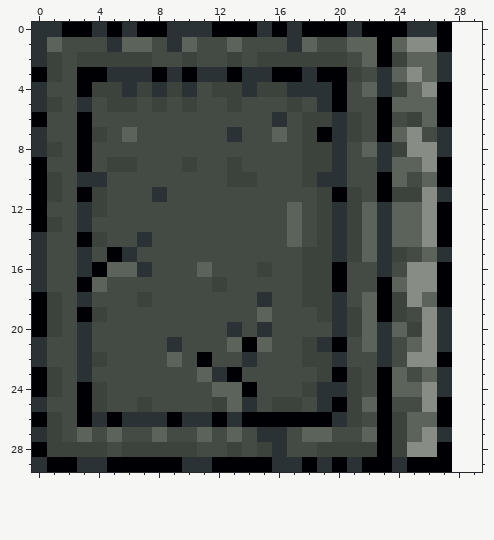
Pixel-art sprite: src/main/resources/assets/main/tiles/aztec/13.png. The picture above was drawn from the file before the commit.
The file is 28x30 pixels. The old version is drawn lined up with the new one, on the new canvas.
Once edited:
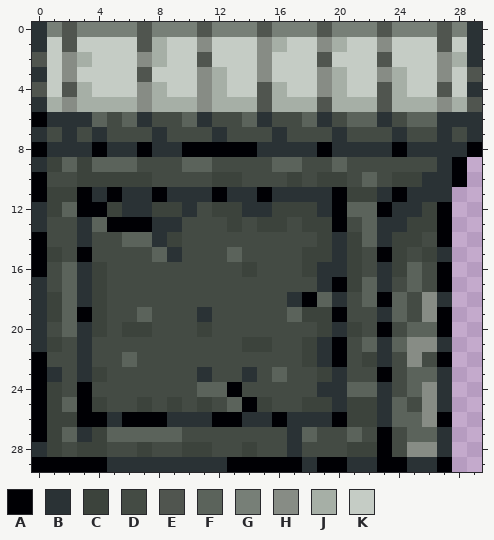
Palette (. is transparent): A #000004  B #2a3235  C #3c433c  D #444b44  E #50554f  F #5b635b  G #777f77  H #878c85  J #a6afa6  K #c5ccc5
Edits made:
canvas 28x30 -> 30x30
Changed rows in their new state; - is an unchanged pixel.
first column x 0:
 0 -GEGGGGEGGGEGGGEGGGEGGGEGGGEGB
 1 -KEKKKKEJKKHKKKHJKKHJKKHKKKEKB
 2 EKHJKKKHJKKEKKKHKKKEKKKEKKKHJB
 3 BKHKKKKEKKKHJKKHKKKHJKKHJKKHKE
 4 EKEJKKKHJKKHJKKEJKKHJKKEJKKEKB
 5 -JHJJJJHJJJHJJJEJJJEJJJEJJJHJE
 6 -BBBF-FB--FB--FBD-FBDFFB-F-BBB
 7 --BDB-D-B---BD--B-DD-D-DBD--DB
 8 ABBBABBABBAAAAABBBBA-BB-ABB-BA
 9 BCFCFFF---FF-D--FFDDF--DDDDBA-
10 -D-CCCCC----C-D--CDCC-FDCCBBA-
11 --C-BABBABBBABBABBBB--CBABB---
12 BCFAACBBCCB-CCBBCCCBAF-ABBC---
13 BD--FAAABB---C-CCDC-AD--BCC---
14 A--BD-FFBC-------D------CCD---
15 AC-A-DD-FB---F--------DA--C---
16 A-F-CDDD---D--CD---BBC--CFD---
17 --FBC-------D-----DB-CFBDFD---
18 B-F-C--D-------D-BAF----FDHB--
19 B-F----F---B---D-FC-ADDBF--A--
20 BDF-C-CC---C-D-D---C--DADFFA--
21 -C-------D---DCC--------FH----
22 A---D-F--D-D--D----BA-C---D---
23 -B--C------BDDB-F---BD--DF----
24 ----D------F-AD---D--FFBD-----
25 ACF------C-CD-ACDDCCB-CBF--B--
26 --C-ABAAAB---ABB-BBBA-CBF-H---
27 A-FBC-FF-F-D-D-DDB-D-FD-D-F---
28 B-D---D-DD-C-DCDDB-DD---D--B--
29 A--AABBBBB--B---AABA--B-ABB---
Where, in picture pixels (left, top, right, bottom), the same in both pictures:
changed: (32, 22, 482, 472)
